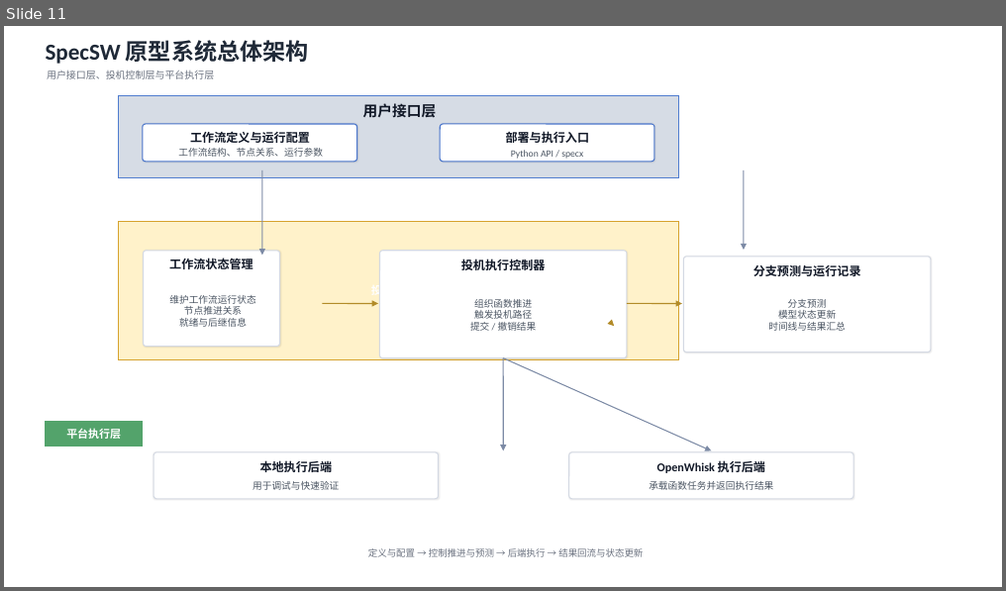
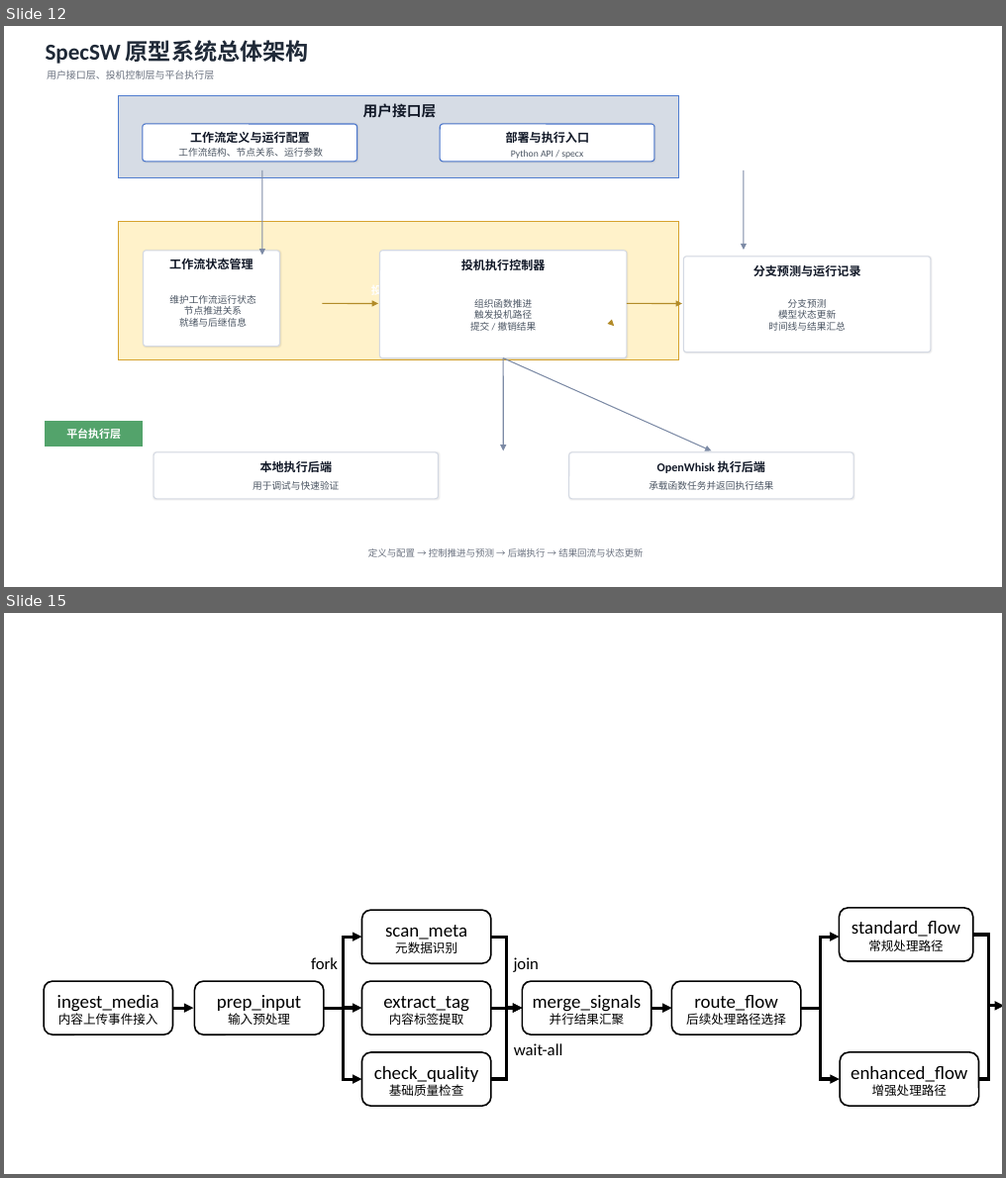
Before and after one commit to wushenghao666/thesis-desktop-material, a slide deck: 美术作品.pptx. Shown one above the other, each under a label of ours: slide 11 before the commit, slides 12 and 15 after it; the slides between them are not shown. The pictures are 1006x591 and 1006x1178 pixels, drawn with LibreOffice and Linux fonts; fonts in the diff are those of the drawing. Boxes give left, top, right and bottom in pixels: in the first picture for what was removed or moved away, otherwise in the second. Text is boxed around its words. In the diff, an @@ line names an element or a change of style, - is before the commit and + after.

```diff
--- a/美术作品.pptx
+++ b/美术作品.pptx
@@ slide 15 added at (x1=4, y1=613, x2=1002, y2=1174), background #FFFFFF @@
@@ group added at (x1=44, y1=908, x2=1002, y2=1106): 9 rounded rectangles, 8 elbow arrows, 3 arrows, 3 texts, 1 elbow line @@
+ingest_media
+内容上传事件接入
+prep_input
+输入预处理
+scan_meta
+元数据识别
+extract_tag
+内容标签提取
+check_quality基础质量检查
+merge_signals
+并行结果汇聚
+route_flow
+后续处理路径选择
+standard_flow常规处理路径
+enhanced_flow
+增强处理路径
+fork
+join
+wait-all
@@ what was slide 11 is now slide 12 @@
```
Also in this commit, not shown: 3 other slides added, 15 other files.
